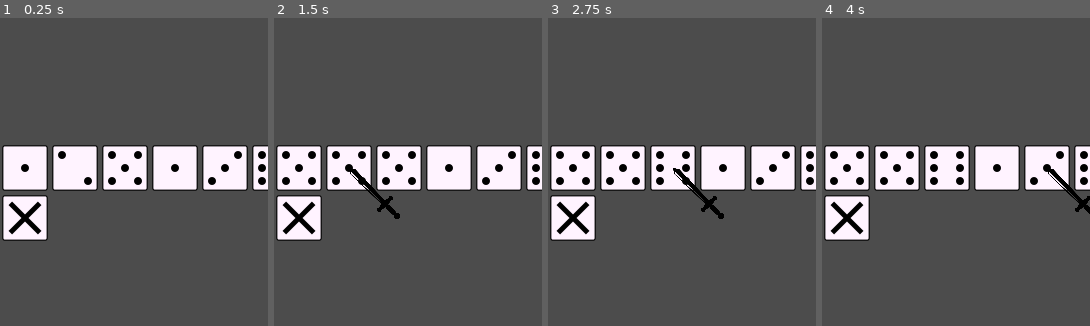
Above: before the commit, frames 1-4 (left to right).
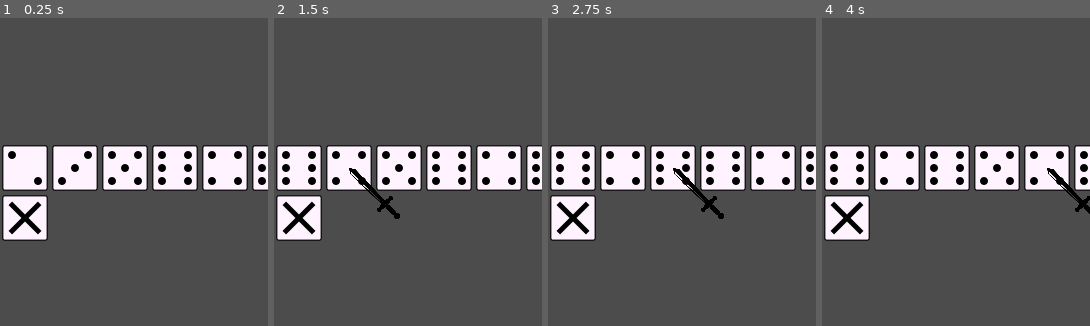
Above: after the commit, the same moments.

Repository: mraich/lantern
Game: Godot game, scene res://scenes/world.tscn
The game is run twice, just before and just after one commit, with the same random seed, the same clock (stepped at 60 frames per second) and the same inputs.
Inputs (mouse positions are % of the whole screen's width and height, from its top left):
- Up to frame 1 (0.25 s): no input
- Up to frame 2 (1.5 s): tap Enter at 0.5 s; move the mouse to (37, 24) at 0.52 s; hold Right mouse button (right_click) 0.53-1.28 s; click (37, 24) at 0.67 s; tap Space at 1.25 s; move the mouse to (47, 24) at 1.27 s; right-click (47, 24) at 1.35 s; click (47, 24) at 1.42 s
- Up to frame 3 (2.75 s): tap Enter at 2 s; move the mouse to (56, 24) at 2.02 s; hold Right mouse button (right_click) from 2.03 s (still down); click (56, 24) at 2.17 s
- Up to frame 4 (4 s): tap Space at 2.75 s; move the mouse to (65, 24) at 2.77 s; release Right mouse button (right_click) at 2.78 s; right-click (65, 24) at 2.85 s; click (65, 24) at 2.92 s; tap Enter at 3.5 s; move the mouse to (74, 24) at 3.52 s; hold Right mouse button (right_click) from 3.53 s (still down); click (74, 24) at 3.67 s
The pictures show only the part of the screen within x 33-82%, y 0-50%; the shares and areas given below are measured in that part.

The runs differ from the first frame. In frame 1, 1.3% of the frame differs, in the area x 2-91%, y 43-55%; in frame 2, 1.0%; in frame 3, 1.0%; in frame 4, 0.7%.

Commit message:
DiceClickable, DicePlayable:: A DiceClickable scene-ből átkerült minden a játszhatósággal kapcsolatos funkció a DicePlayable scene-be.

Diff:
--- /dev/null
+++ b/scenes/dice/dice_playable.tscn
@@ -0,0 +1,7 @@
+[gd_scene load_steps=3 format=2]
+
+[ext_resource path="res://scenes/dice/dice_clickable.tscn" type="PackedScene" id=1]
+[ext_resource path="res://scripts/dice/dice_playable.gd" type="Script" id=2]
+
+[node name="dice_playable" index="0" instance=ExtResource( 1 )]
+script = ExtResource( 2 )
--- a/scripts/container/dice_container.gd
+++ b/scripts/container/dice_container.gd
@@ -4,7 +4,7 @@
 
 var dices = []
 const _DICE_COUNT = 6
-const _dice_class = preload("res://scenes/dice/dice_clickable.tscn")
+const _dice_class = preload("res://scenes/dice/dice_playable.tscn")
 
 # Indicating the value has changed.
 signal on_value_changed
--- a/scripts/dice/dice_clickable.gd
+++ b/scripts/dice/dice_clickable.gd
@@ -1,13 +1,6 @@
 # script: dice_clickable
 
 extends "res://scripts/dice/dice_rollable.gd"
-
-const ACTION_NOTHING = 0
-const ACTION_ROLL = 1
-const ACTION_FLIP = 2
-const ACTION_INC = 3
-const ACTION_DEC = 4
-var _action = ACTION_NOTHING
 
 func _ready():
 	# Setting signal for recognize clicking on the dice area.
@@ -16,38 +9,4 @@
 	pass
 
 func _on_dice_clicked():
-	# This function is called when someone clicks on the dice.
-	match _action:
-		ACTION_ROLL:
-			roll()
-		ACTION_FLIP:
-			flip()
-		ACTION_INC:
-			inc()
-		ACTION_DEC:
-			dec()
 	pass
-
-func set_action(action):
-	_action = action
-	pass
-
-func inc():
-	_alter(1)
-	pass
-
-func dec():
-	_alter(-1)
-	pass
-
-func _alter(alter_by):
-	var new_value = _value + alter_by
-	if new_value >= _get_min_value() and new_value <= _get_max_value():
-		_set_value(new_value)
-		pass
-	pass
-
-func flip():
-	var new_value = _get_max_value() + _get_min_value() - _value
-	_set_value(new_value)
-	pass
--- /dev/null
+++ b/scripts/dice/dice_playable.gd
@@ -0,0 +1,47 @@
+# script:: dice_playable
+
+extends "res://scripts/dice/dice_clickable.gd"
+
+const ACTION_NOTHING = 0
+const ACTION_ROLL = 1
+const ACTION_FLIP = 2
+const ACTION_INC = 3
+const ACTION_DEC = 4
+var _action = ACTION_NOTHING
+
+func _on_dice_clicked():
+	# This function is called when someone clicks on the dice.
+	match _action:
+		ACTION_ROLL:
+			roll()
+		ACTION_FLIP:
+			flip()
+		ACTION_INC:
+			inc()
+		ACTION_DEC:
+			dec()
+	pass
+
+func set_action(action):
+	_action = action
+	pass
+
+func inc():
+	_alter(1)
+	pass
+
+func dec():
+	_alter(-1)
+	pass
+
+func _alter(alter_by):
+	var new_value = _value + alter_by
+	if new_value >= _get_min_value() and new_value <= _get_max_value():
+		_set_value(new_value)
+		pass
+	pass
+
+func flip():
+	var new_value = _get_max_value() + _get_min_value() - _value
+	_set_value(new_value)
+	pass
